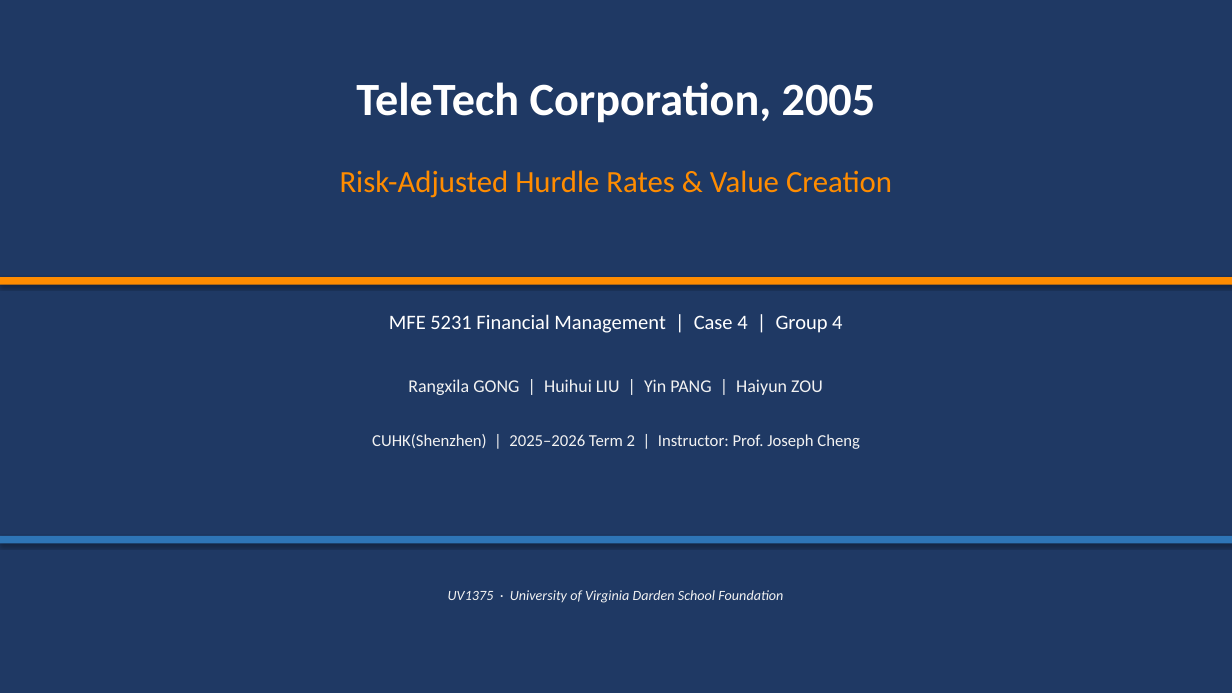
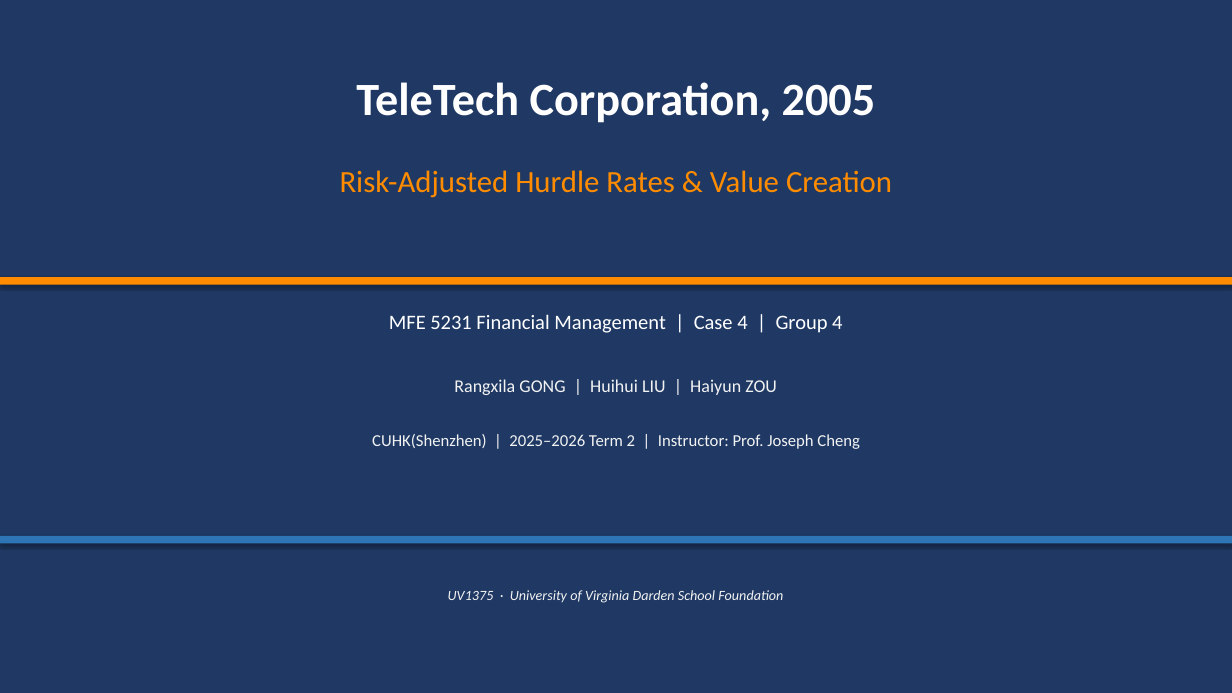
Before and after one commit to zou-haiyun-316/mfe5231casestudy, a slide deck: slide 1 of TeleTech_Case4_Presentation.pptx. Drawn at 1232x693 pixels with LibreOffice and Linux fonts; fonts in the diff are those of the drawing. Boxes give left, top, right and bottom in pixels: in the first picture for what was removed or moved away, otherwise in the second. Text is boxed around its words. In the diff, an @@ line names an element or a change of style, - is before the commit and + after.

Commit message:
style: remove Yin PANG from group members list

```diff
--- a/TeleTech_Case4_Presentation.pptx
+++ b/TeleTech_Case4_Presentation.pptx
@@ text at (454, 379, 777, 395): text changed @@
-Rangxila GONG | Huihui LIU | Yin PANG | Haiyun ZOU
+Rangxila GONG | Huihui LIU | Haiyun ZOU
```
Also in this commit, not shown: 2 other slides changed, 1 other file.
